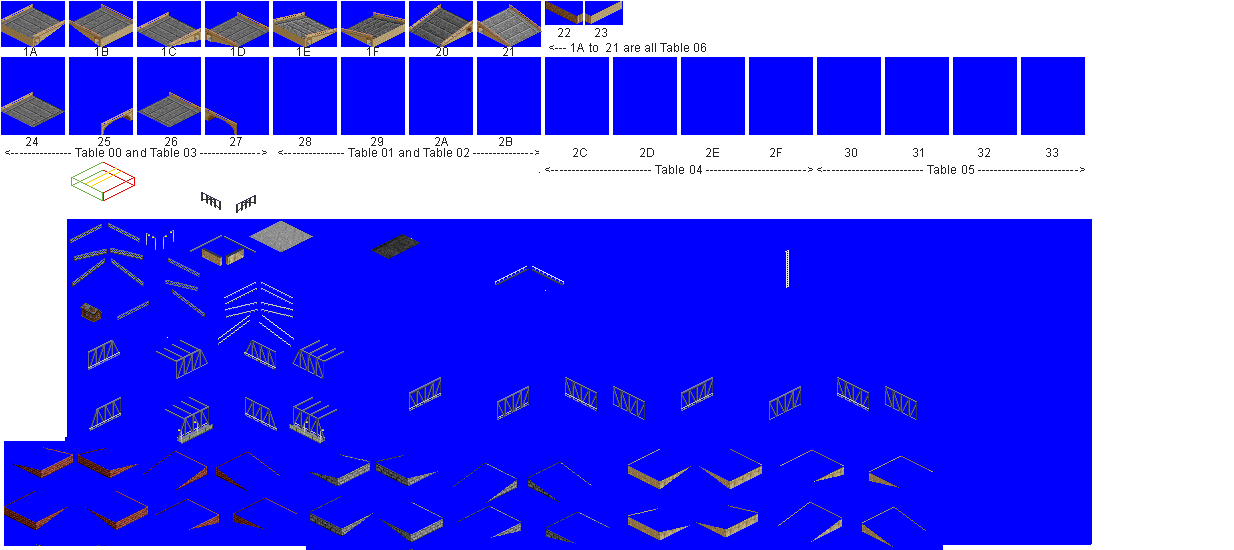
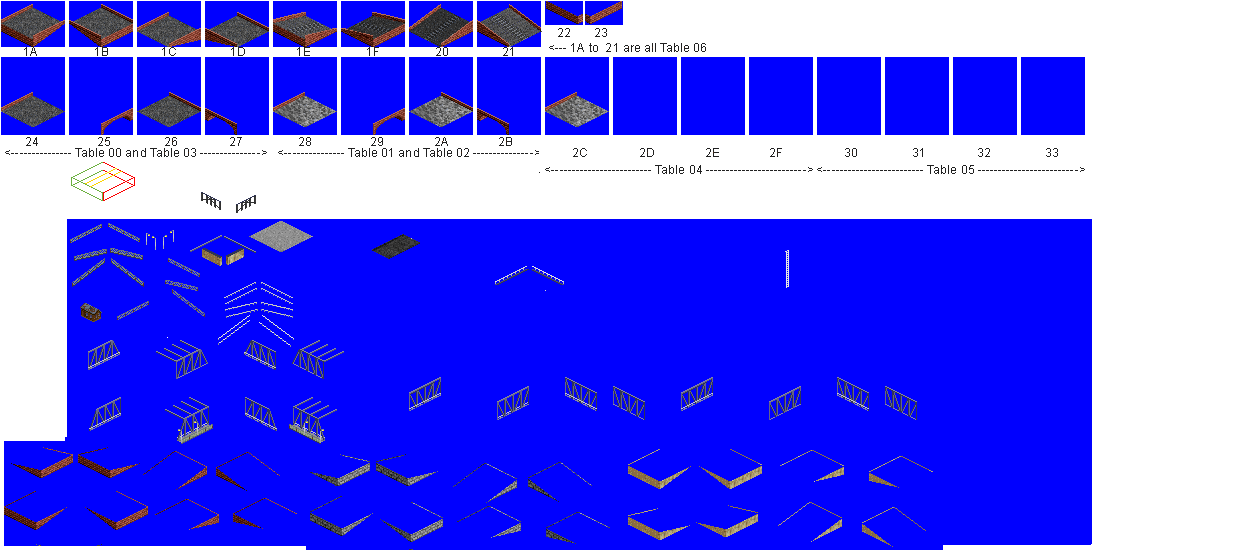
Layered file, before and after one edit (1234 x 550). Changes by layer:
renamed "Pasted Layer #1" to "Pasted Layer #2", moved it above "Pasted Layer", painted on it over [1, 4, 542, 127]
painted on "sydney_rail.png" over [1, 1, 622, 135]
